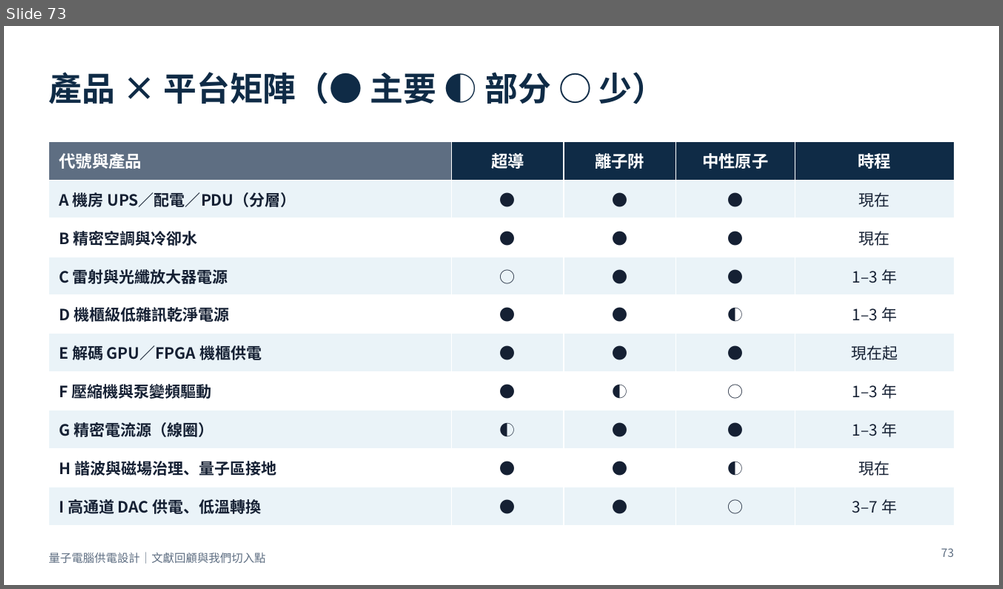
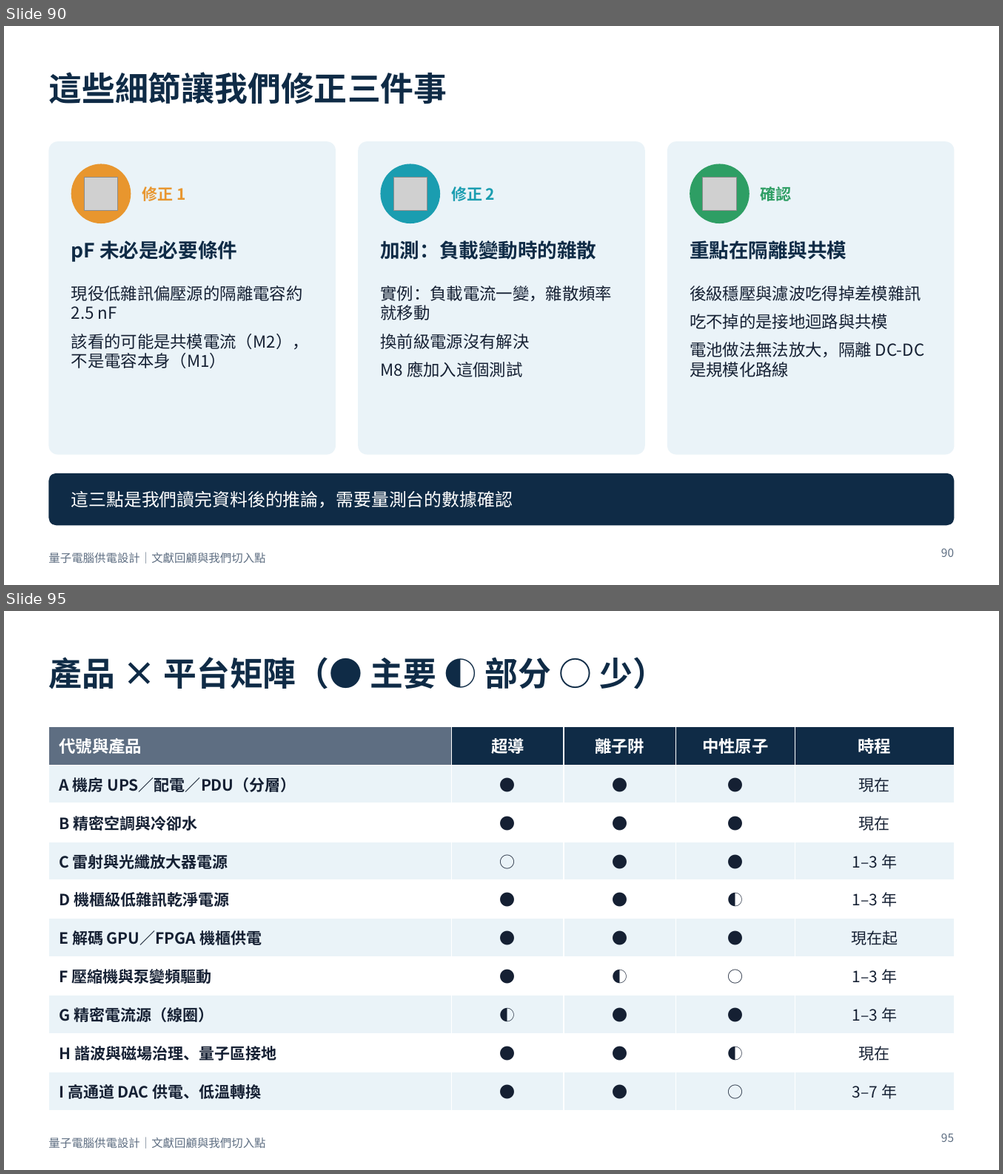
Before and after one commit to pcpcchen-coder/QuantumComputing, a slide deck: slides/output/qc-power-supply.pptx. Shown one above the other, each under a label of ours: slide 73 before the commit, slides 90 and 95 after it; the slides between them are not shown. The pictures are 1003x589 and 1003x1174 pixels, drawn with LibreOffice and Linux fonts; fonts in the diff are those of the drawing; grey boxes stand for pictures. Boxes give left, top, right and bottom in pixels: in the first picture for what was removed or moved away, otherwise in the second. Text is boxed around its words. In the diff, an @@ line names an element or a change of style, - is before the commit and + after.

```diff
--- a/slides/output/qc-power-supply.pptx
+++ b/slides/output/qc-power-supply.pptx
@@ slide 90 added at (4,26,999,585), background #FFFFFF; not listed: 1 template element that a slide beside it also shows @@
@@ title added at (48,72,447,104), 32 pt, text #0F2B46, bold @@
+這些細節讓我們修正三件事
@@ rounded rectangle added at (48,141,336,455), fill #EAF3F8 @@
@@ rounded rectangle added at (358,141,644,455), fill #EAF3F8 @@
@@ rounded rectangle added at (667,141,954,455), fill #EAF3F8 @@
@@ ellipse added at (71,164,131,224), fill #E8962E @@
@@ picture added at (85,178,118,211) @@
@@ ellipse added at (380,164,440,224), fill #1A9DB0 @@
@@ picture added at (393,178,427,211) @@
@@ ellipse added at (690,164,749,224), fill #2E9E64 @@
@@ picture added at (703,178,736,211) @@
@@ text added at (142,187,185,201), 15 pt, text #E8962E, bold @@
+修正 1
@@ text added at (451,187,495,201), 15 pt, text #1A9DB0, bold @@
+修正 2
@@ text added at (760,184,791,204), 15 pt, text #2E9E64, bold @@
+確認
@@ text added at (71,241,237,262), 19 pt, text #0F2B46, bold @@
+pF 未必是必要條件
@@ text added at (380,241,596,260), 19 pt, text #0F2B46, bold @@
+加測：負載變動時的雜散
@@ text added at (689,241,846,260), 19 pt, text #0F2B46, bold @@
+重點在隔離與共模
@@ text added at (71,286,309,369), 16 pt, text #152033 @@
+現役低雜訊偏壓源的隔離電容約 2.5 nF
+該看的可能是共模電流（M2），不是電容本身（M1）
@@ text added at (380,286,612,378), 16 pt, text #152033 @@
+實例：負載電流一變，雜散頻率就移動
+換前級電源沒有解決
+M8 應加入這個測試
@@ text added at (689,286,924,378), 16 pt, text #152033 @@
+後級穩壓與濾波吃得掉差模雜訊
+吃不掉的是接地迴路與共模
+電池做法無法放大，隔離 DC-DC 是規模化路線
@@ rounded rectangle added at (48,474,954,526), fill #0F2B46 @@
@@ text added at (71,491,512,508), 17 pt, text #FFFFFF @@
+這三點是我們讀完資料後的推論，需要量測台的數據確認
@@ page number added at (941,548,953,557), 11 pt, text #5E6E82 @@
+90
@@ what was slide 73 is now slide 95 @@
@@ page number at (941,1133,953,1142): text changed @@
-73
+95
```
Also in this commit, not shown: 1 slide changed, 21 other slides added, 4 other files.
